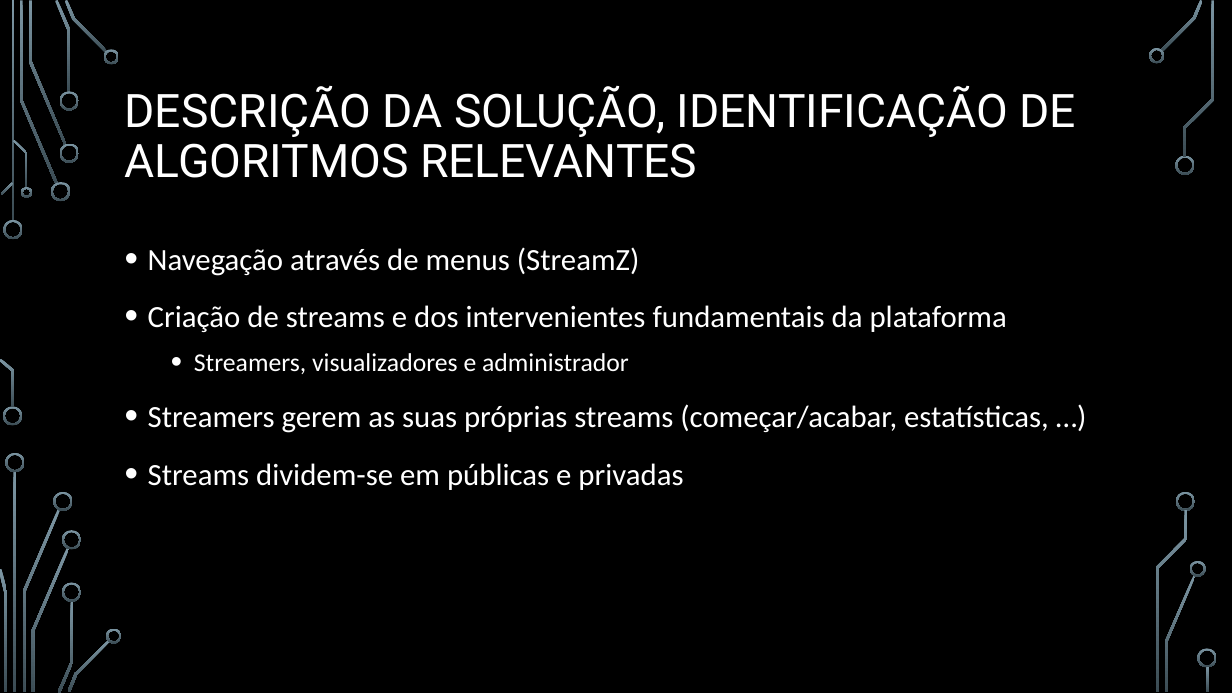
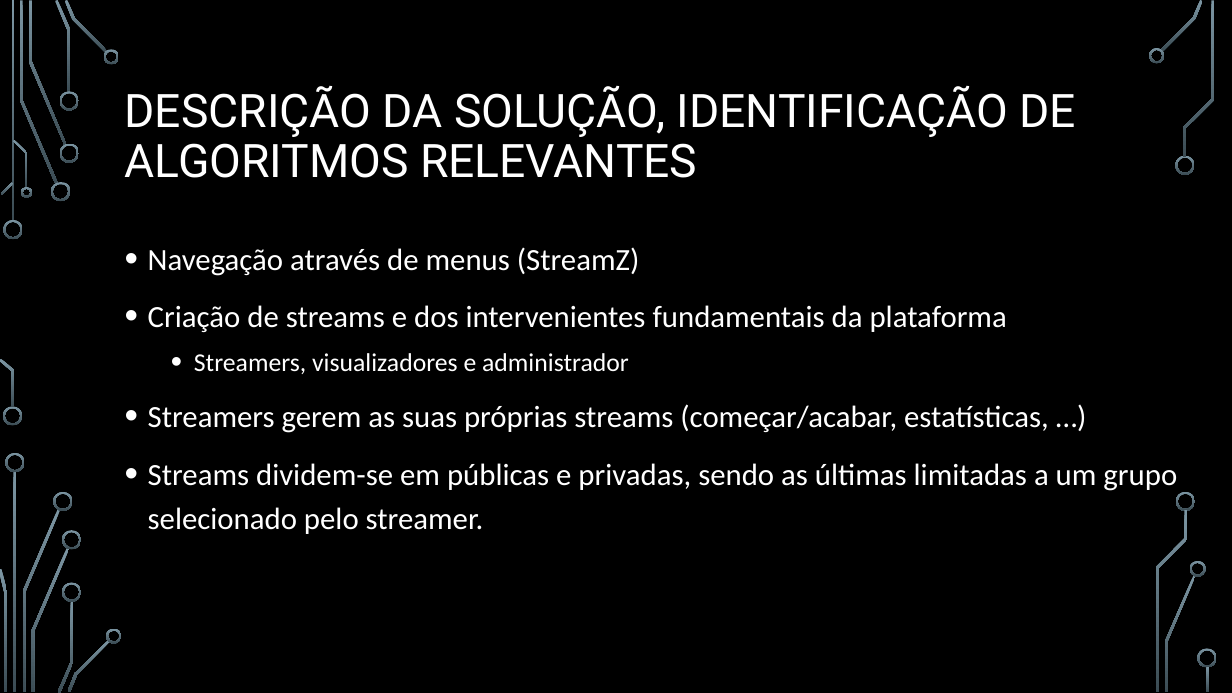
Before and after one commit to BrunoRosendo/StreamZ-AEDA-proj-, a slide deck: slide 4 of StreamZ.pptx. Drawn at 1232x693 pixels with LibreOffice and Linux fonts; fonts in the diff are those of the drawing; background and template pictures are left out. Boxes give left, top, right and bottom in pixels: in the first picture for what was removed or moved away, otherwise in the second. Text is boxed around its words. In the diff, an @@ line names an element or a change of style, - is before the commit and + after.

```diff
--- a/StreamZ.pptx
+++ b/StreamZ.pptx
@@ text at (148,463,1177,534): text changed @@
-• Streams dividem-se em públicas e privadas
+• Streams dividem-se em públicas e privadas, sendo as últimas limitadas a um grupo selecionado pelo streamer.
```
Also in this commit, not shown: 9 other slides changed, 3 slides added, 1 slide removed.
